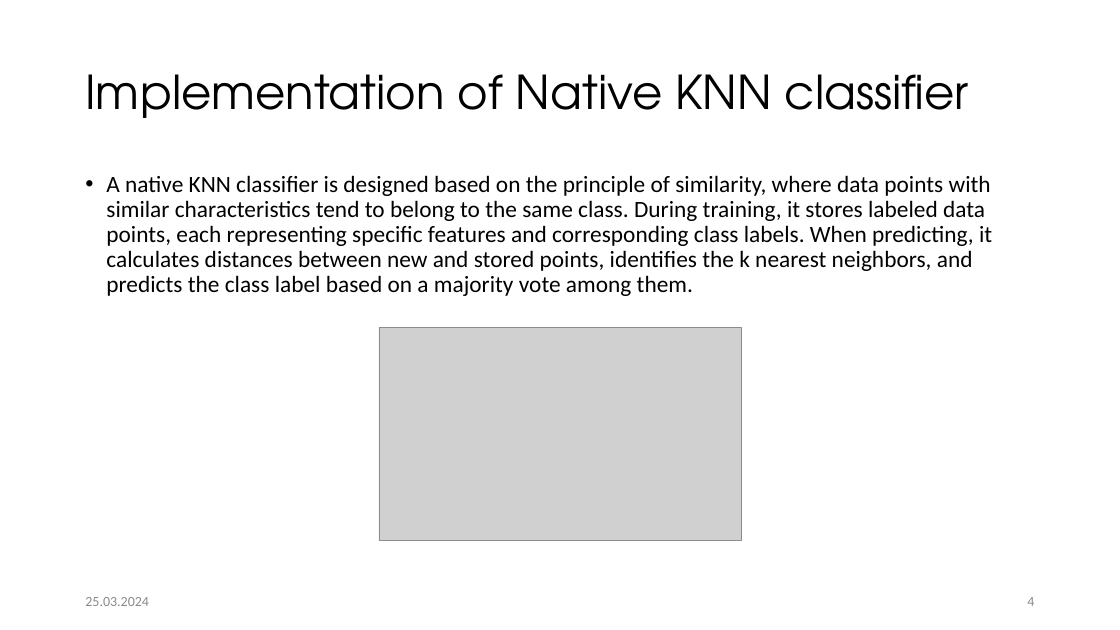
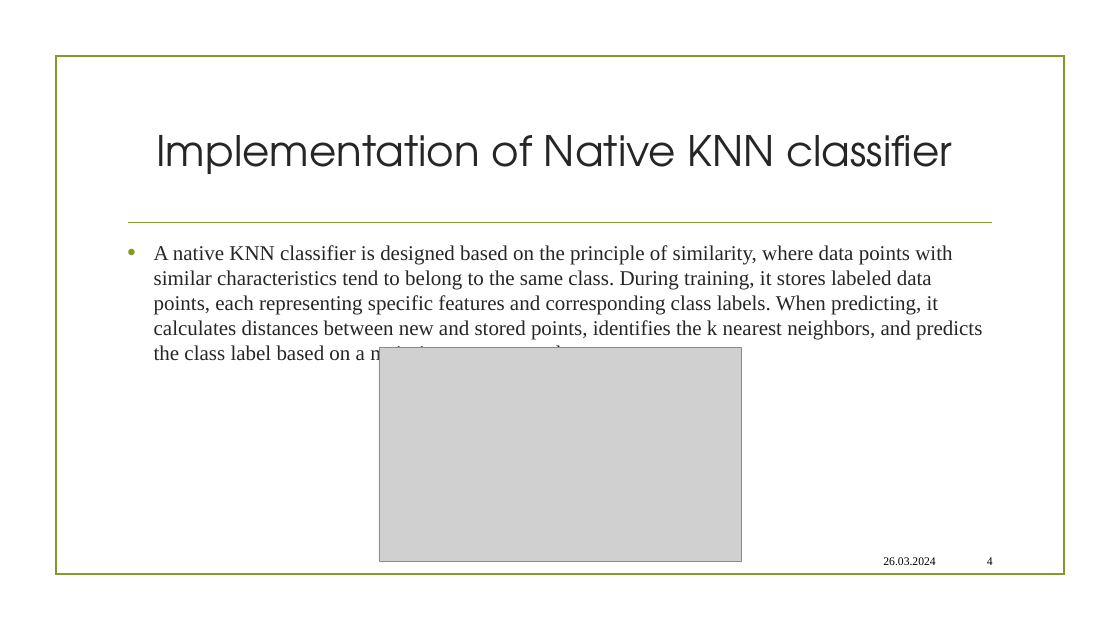
Before and after one commit to Fahad-Jabbar/neocortexapi, a slide deck: slide 4 of source/MySEProject/Documentation/Implement_the_KNN__Classifier_KNN_Quest.pptx. Drawn at 1120x630 pixels with LibreOffice and Linux fonts; fonts in the diff are those of the drawing; grey boxes stand for pictures; background and template pictures are left out. Boxes give left, top, right and bottom in pixels: in the first picture for what was removed or moved away, otherwise in the second. Text is boxed around its words. In the diff, an @@ line names an element or a change of style, - is before the commit and + after.

```diff
--- a/source/MySEProject/Documentation/Implement_the_KNN__Classifier_KNN_Quest.pptx
+++ b/source/MySEProject/Documentation/Implement_the_KNN__Classifier_KNN_Quest.pptx
@@ rectangle added at [55,56,1064,575], outline #83992A 1.25 pt @@
@@ title "Implementation of Native KNN classifier": place and size @@
-title "Implementation of Native KNN classifier" at [85,74,969,118]
+title "Implementation of Native KNN classifier" at [156,135,952,174]
@@ title "Implementation of Native KNN classifier" at [156,135,952,174]: size 40 to 36 pt, text colour #000000 to #262626; alignment left to centre; line spacing 0.9 to 1 @@
@@ text "A native KNN classifier is ...": place and size @@
-text "A native KNN classifier is ..." at [106,175,992,296]
+text "A native KNN classifier is ..." at [154,245,982,365]
@@ text "A native KNN classifier is ..." at [154,245,982,365]: size 20 to 18 pt, font Calibri to Times New Roman, text colour #000000 to #262626; indent changed; line spacing 0.9 to 1 @@
@@ line added from (129, 223) to (992, 223), #83992A 1.25 pt @@
@@ picture: place and size @@
-picture at [379,327,741,540]
+picture at [379,348,741,561]
@@ text at [883,557,935,565]: text changed; size 12 to 10 pt; font Calibri to Times New Roman; text colour #8C8C8C to #000000 @@
-25.03.2024
+26.03.2024
@@ page number: place and size @@
-page number at [1027,597,1034,606]
+page number at [987,557,993,565]
@@ page number at [987,557,993,565]: size 12 to 10 pt, font Calibri to Times New Roman, text colour #8C8C8C to #000000 @@
```
Also in this commit, not shown: 8 other slides changed.
